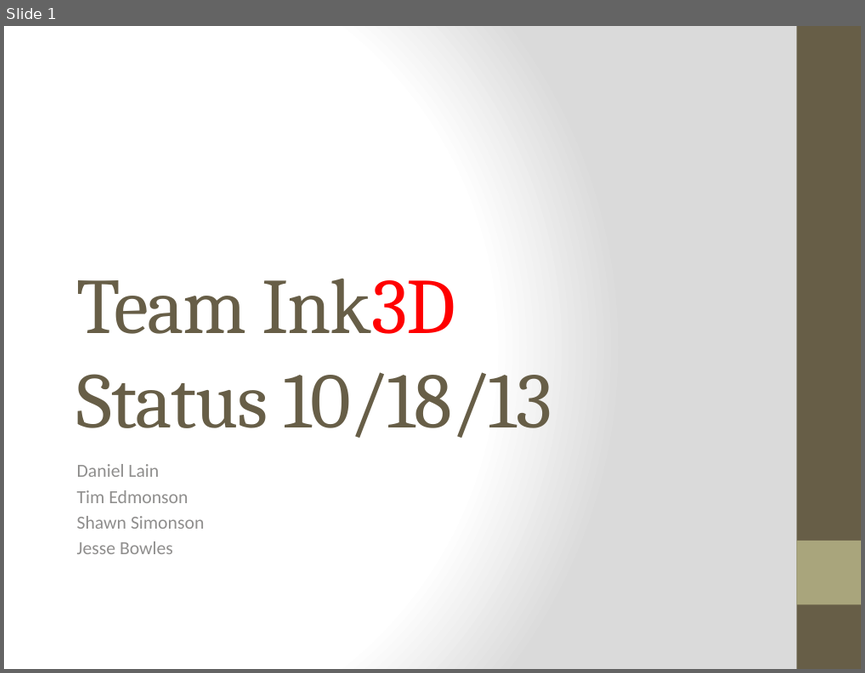
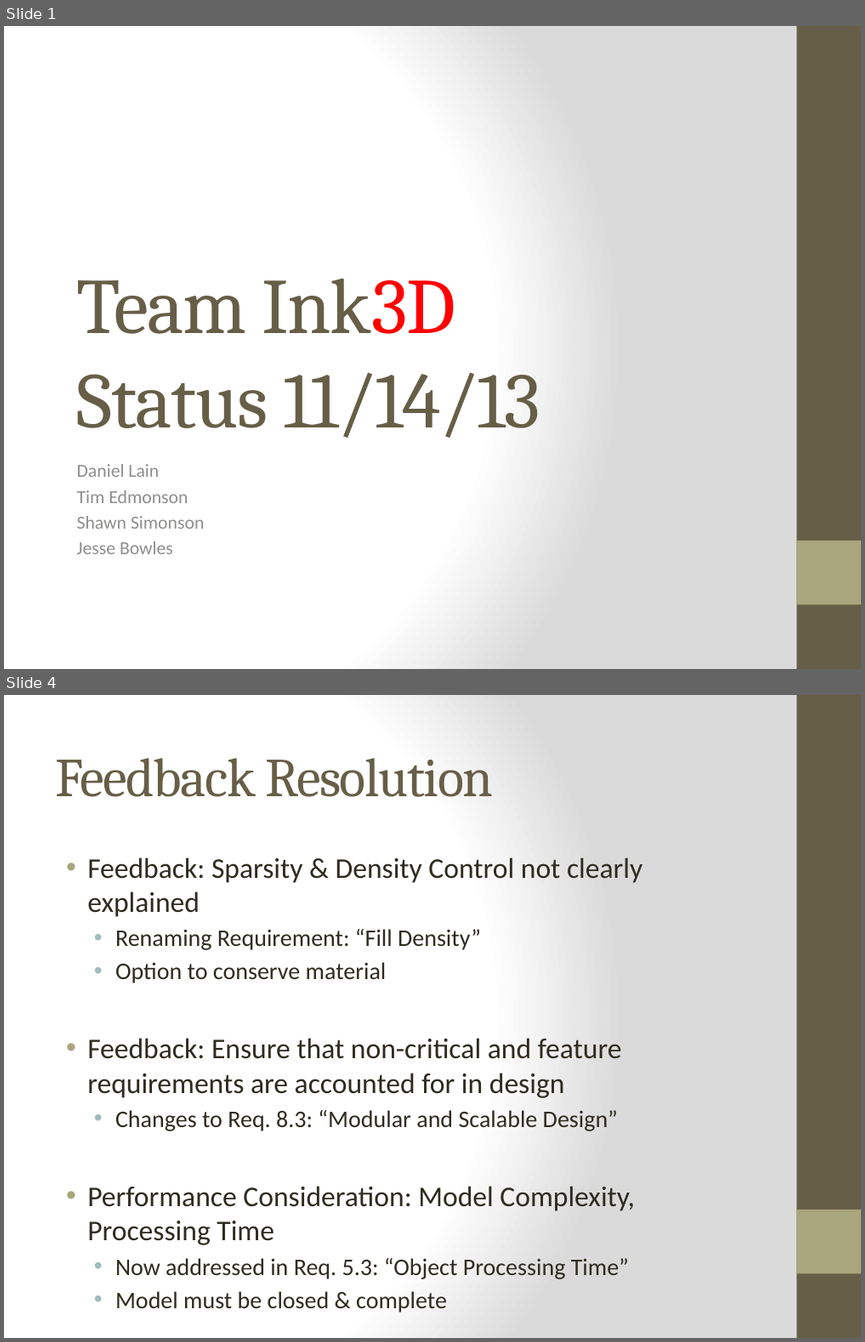
Before and after one commit to qpHalcy0n/SRDesign, a slide deck: Status Updates/2013 11 14.pptx. Shown one above the other, each under a label of ours: slide 1 before the commit, slides 1 and 4 after it; the slides between them are not shown. The pictures are 865x673 and 865x1342 pixels, drawn with LibreOffice and Linux fonts; fonts in the diff are those of the drawing. Boxes give left, top, right and bottom in pixels: in the first picture for what was removed or moved away, otherwise in the second. Text is boxed around its words. In the diff, an @@ line names an element or a change of style, - is before the commit and + after.

Commit message:
Status Update and Incomplete Architecture Drawing

```diff
--- a/Status Updates/2013 11 14.pptx
+++ b/Status Updates/2013 11 14.pptx
@@ slide 4 added at <box>4,695,861,1338</box>, background gradient #FFFFFF to #DADADA; not listed: 2 template elements that a slide beside it also shows @@
@@ title added at <box>55,758,493,797</box>, 46 pt, text #675E47 @@
+Feedback Resolution
@@ text added at <box>87,857,642,1312</box>, 24 pt, text #2F2B20 @@
+• Feedback: Sparsity & Density Control not clearly explained
+  • Renaming Requirement: “Fill Density”
+  • Option to conserve material
+• Feedback: Ensure that non-critical and feature requirements are accounted for in design
+  • Changes to Req. 8.3: “Modular and Scalable Design”
+• Performance Consideration: Model Complexity, Processing Time
+  • Now addressed in Req. 5.3: “Object Processing Time”
+  • Model must be closed & complete
@@ slide 1 changed as well @@
@@ title at <box>77,278,540,437</box>: text changed @@
-Team Ink3D
-Status 10/18/13
+Team Ink3D
+Status 11/14/13
```
Also in this commit, not shown: 5 other slides added, 5 slides removed, 1 other file.
